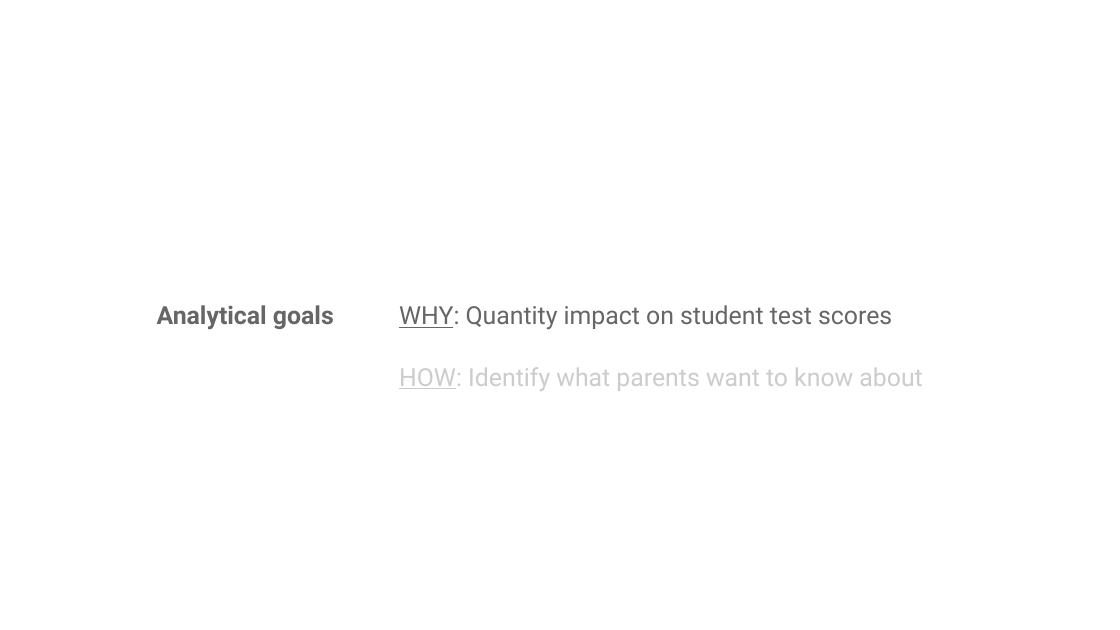
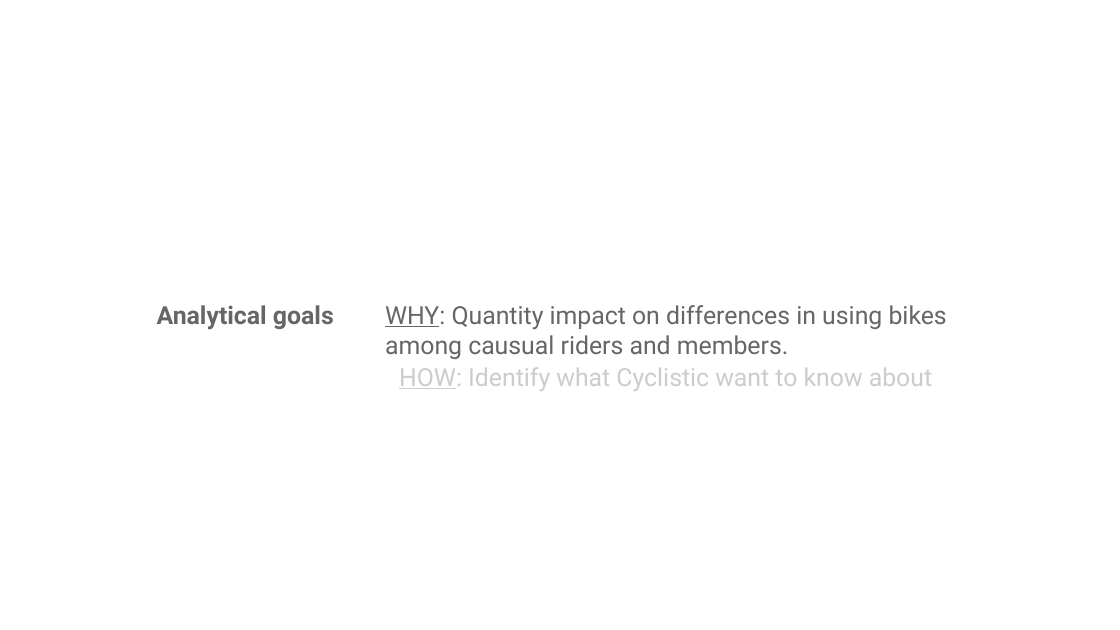
Before and after one commit to touhu11/capstone, a slide deck: slide 3 of cyclistic_presentation.pptx (slide 4 before the commit). Drawn at 1120x630 pixels with LibreOffice and Linux fonts; fonts in the diff are those of the drawing. Boxes give left, top, right and bottom in pixels: in the first picture for what was removed or moved away, otherwise in the second. Text is boxed around its words. In the diff, an @@ line names an element or a change of style, - is before the commit and + after.

```diff
--- a/cyclistic_presentation.pptx
+++ b/cyclistic_presentation.pptx
@@ text at (x1=385, y1=305, x2=947, y2=359): text changed @@
-WHY: Quantity impact on student test scores
+WHY: Quantity impact on differences in using bikes among causual riders and members.
@@ text at (x1=399, y1=367, x2=932, y2=391): text changed @@
-HOW: Identify what parents want to know about
+HOW: Identify what Cyclistic want to know about
```
Also in this commit, not shown: 1 other slide changed.
